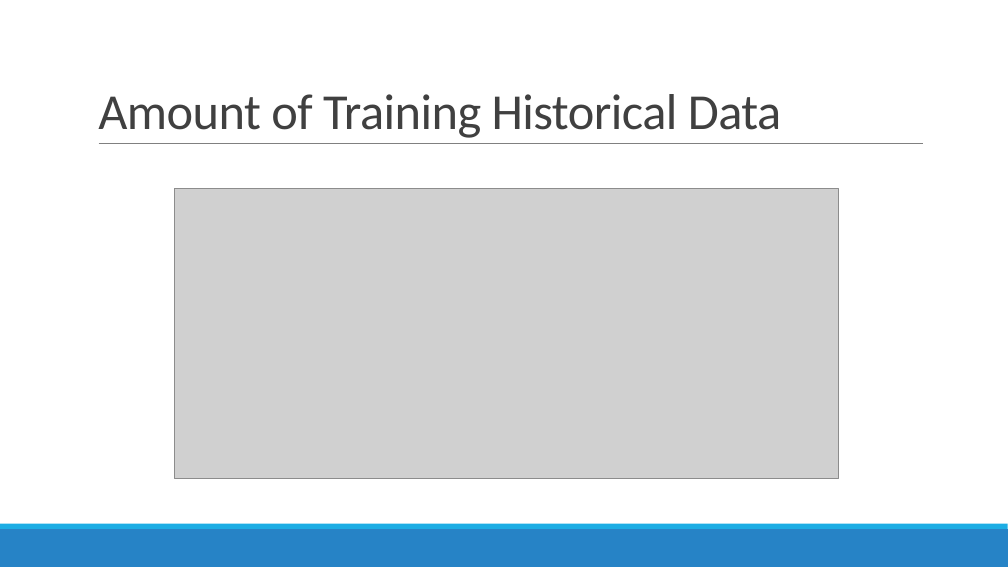
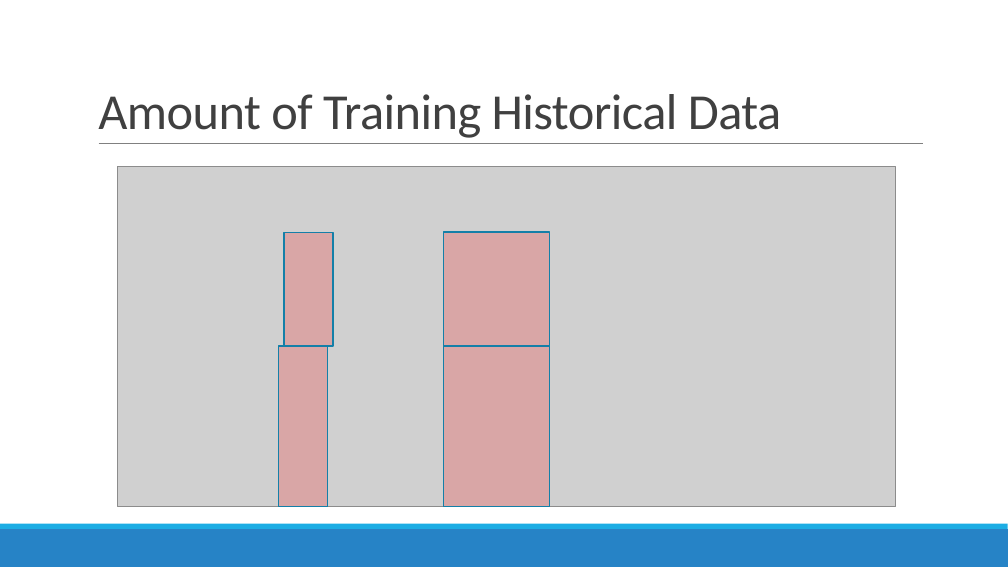
Before and after one commit to kntnguyen94/cs6301-sw-analysis, a slide deck: slide 30 of Kagdi2013_Wong.pptx. Drawn at 1008x567 pixels with LibreOffice and Linux fonts; fonts in the diff are those of the drawing; grey boxes stand for pictures. Boxes give left, top, right and bottom in pixels: in the first picture for what was removed or moved away, otherwise in the second. Text is boxed around its words. In the diff, an @@ line names an element or a change of style, - is before the commit and + after.

```diff
--- a/Kagdi2013_Wong.pptx
+++ b/Kagdi2013_Wong.pptx
@@ picture: place and size @@
-picture at [175,188,839,479]
+picture at [118,166,896,507]
@@ rectangle added at [284,233,333,346], fill #FF0000 at 20% opacity, outline #1580A9 1.25 pt @@
@@ rectangle added at [443,232,550,346], fill #FF0000 at 20% opacity, outline #1580A9 1.25 pt @@
@@ rectangle added at [279,346,328,507], fill #FF0000 at 20% opacity, outline #1580A9 1.25 pt @@
@@ rectangle added at [443,346,550,507], fill #FF0000 at 20% opacity, outline #1580A9 1.25 pt @@
```
Also in this commit, not shown: 8 other slides changed.
